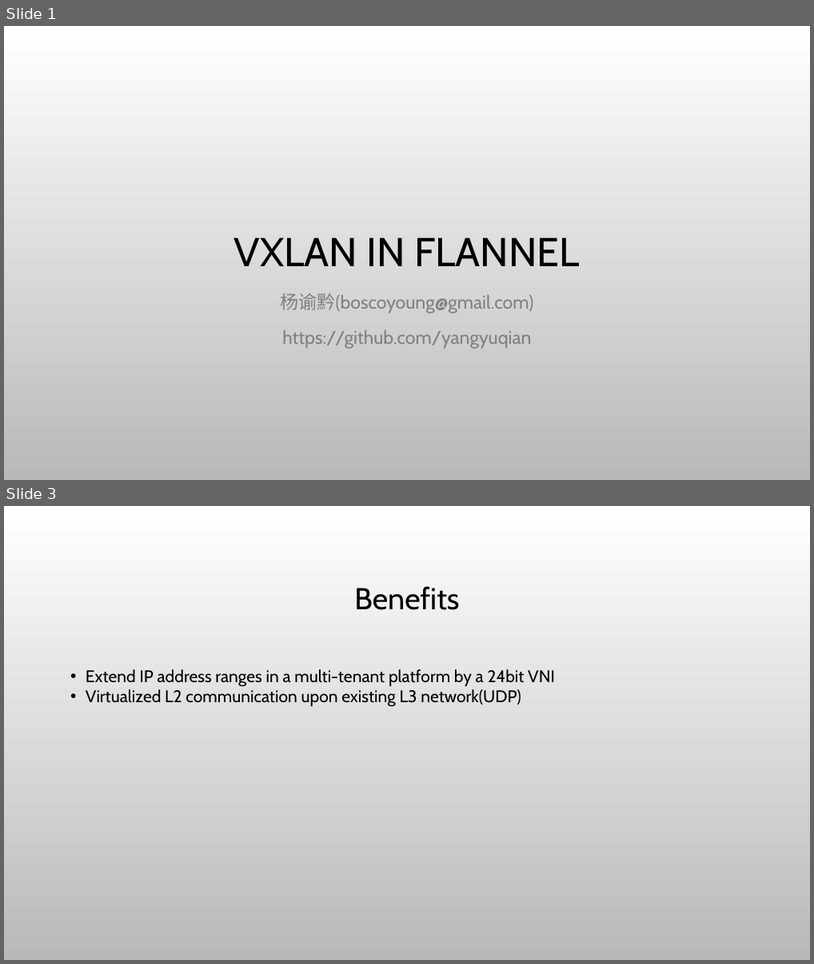
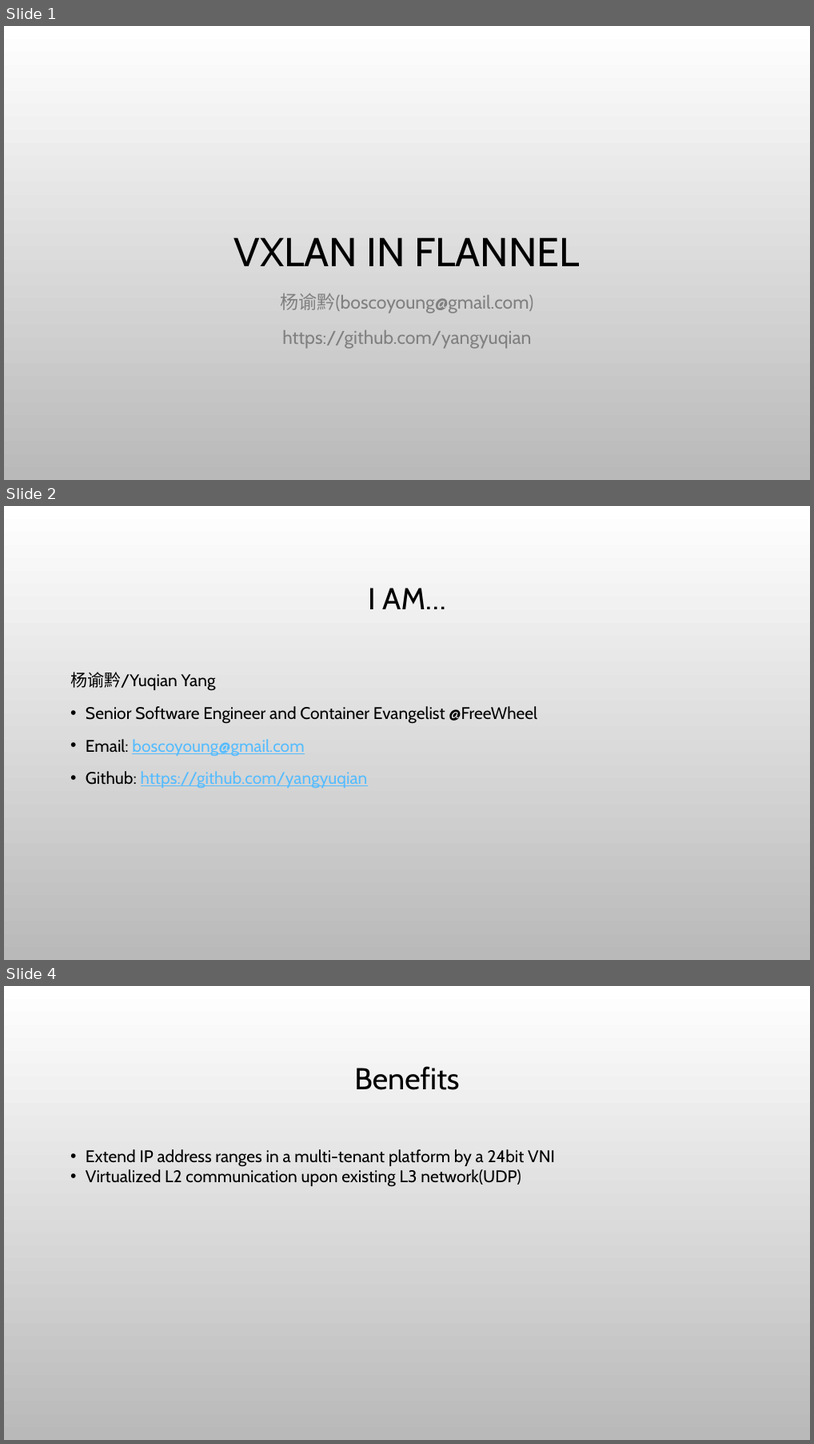
Before and after one commit to yangyuqian/k8s-the-hard-way, a slide deck: ppt/vxlan-flannel-cn.pptx. Shown one above the other, each under a label of ours: slides 1 and 3 before the commit, slides 1, 2 and 4 after it; the slides between them are not shown. The pictures are 814x964 and 814x1444 pixels, drawn with LibreOffice and Linux fonts; fonts in the diff are those of the drawing; background and template pictures are left out. Boxes give left, top, right and bottom in pixels: in the first picture for what was removed or moved away, otherwise in the second. Text is boxed around its words. In the diff, an @@ line names an element or a change of style, - is before the commit and + after.

```diff
--- a/ppt/vxlan-flannel-cn.pptx
+++ b/ppt/vxlan-flannel-cn.pptx
@@ slide 2 added at <box>4,506,810,960</box>, background picture (left out) @@
@@ title added at <box>368,588,446,609</box>, 36 pt, text #000000 @@
+I AM…
@@ text added at <box>70,672,538,788</box>, 20 pt, text #000000 @@
+杨谕黔/Yuqian Yang
+• Senior Software Engineer and Container Evangelist @FreeWheel
+• Email: boscoyoung@gmail.com
+• Github: https://github.com/yangyuqian
@@ what was slide 3 is now slide 4 @@
```
Also in this commit, not shown: 3 slides changed.
